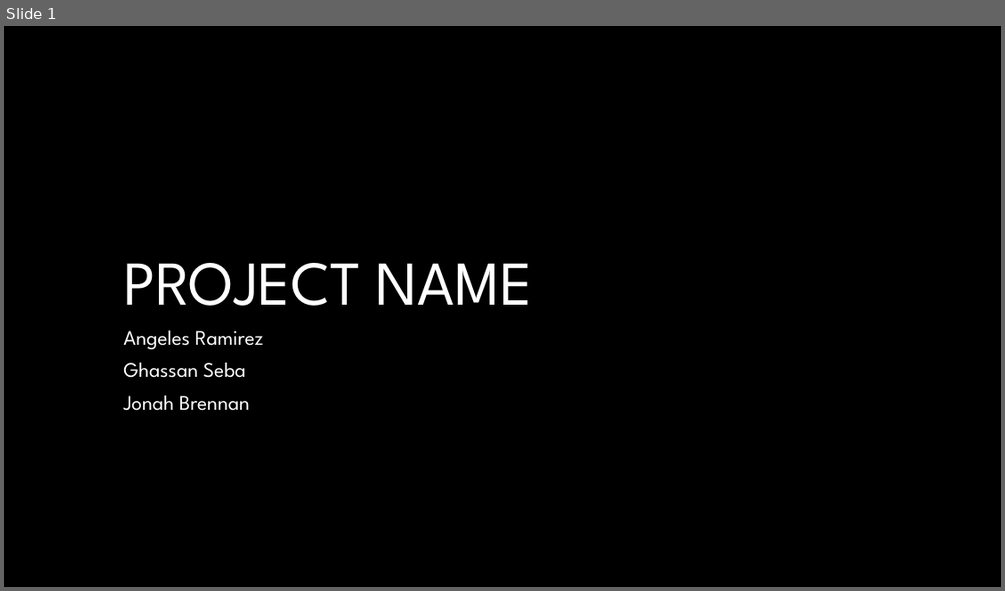
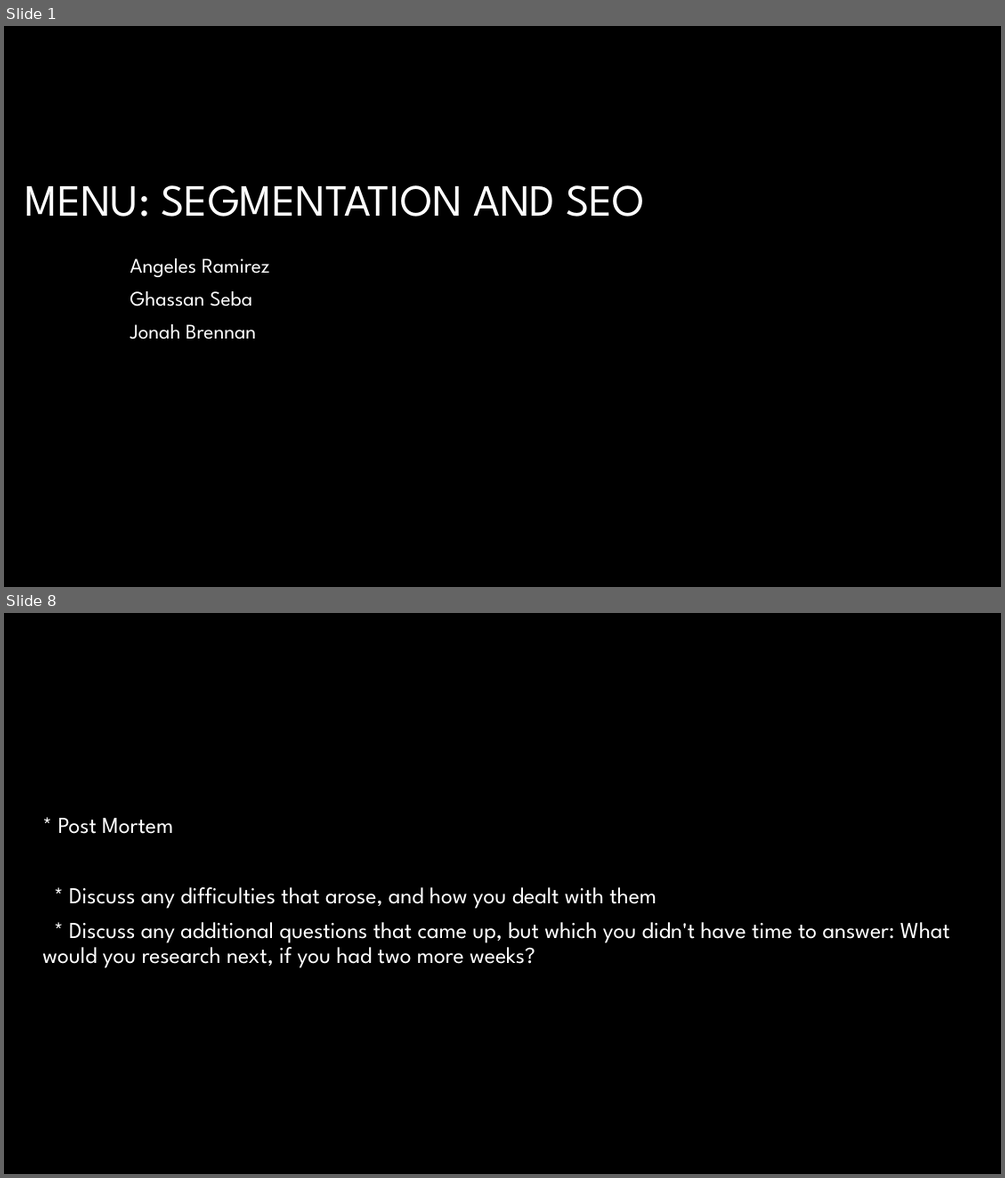
Before and after one commit to gseba/jaguars_project, a slide deck: Jaguars_Project_PPT.pptx. Shown one above the other, each under a label of ours: slide 1 before the commit, slides 1 and 8 after it; the slides between them are not shown. The pictures are 1005x591 and 1005x1178 pixels, drawn with LibreOffice and Linux fonts; fonts in the diff are those of the drawing; background and template pictures are left out. Boxes give left, top, right and bottom in pixels: in the first picture for what was removed or moved away, otherwise in the second. Text is boxed around its words. In the diff, an @@ line names an element or a change of style, - is before the commit and + after.

Commit message:
project scope update

```diff
--- a/Jaguars_Project_PPT.pptx
+++ b/Jaguars_Project_PPT.pptx
@@ slide 8 added at (4, 613, 1001, 1174), background #000000 @@
@@ text added at (42, 818, 950, 968), 22 pt, text #FFFFFF @@
+* Post Mortem
+* Discuss any difficulties that arose, and how you dealt with them
+* Discuss any additional questions that came up, but which you didn't have time to answer: What would you research next, if you had two more weeks?
@@ slide 1 changed as well @@
@@ title at (25, 185, 645, 216): text changed; size 60 to 43 pt @@
-PROJECT NAME
+MENU: SEGMENTATION AND SEO
@@ subtitle "Angeles Ramirez": place and size @@
-subtitle "Angeles Ramirez" at (123, 330, 264, 410)
+subtitle "Angeles Ramirez" at (130, 258, 270, 339)
```
Also in this commit, not shown: 6 other slides added, 7 slides removed, 1 other file.
